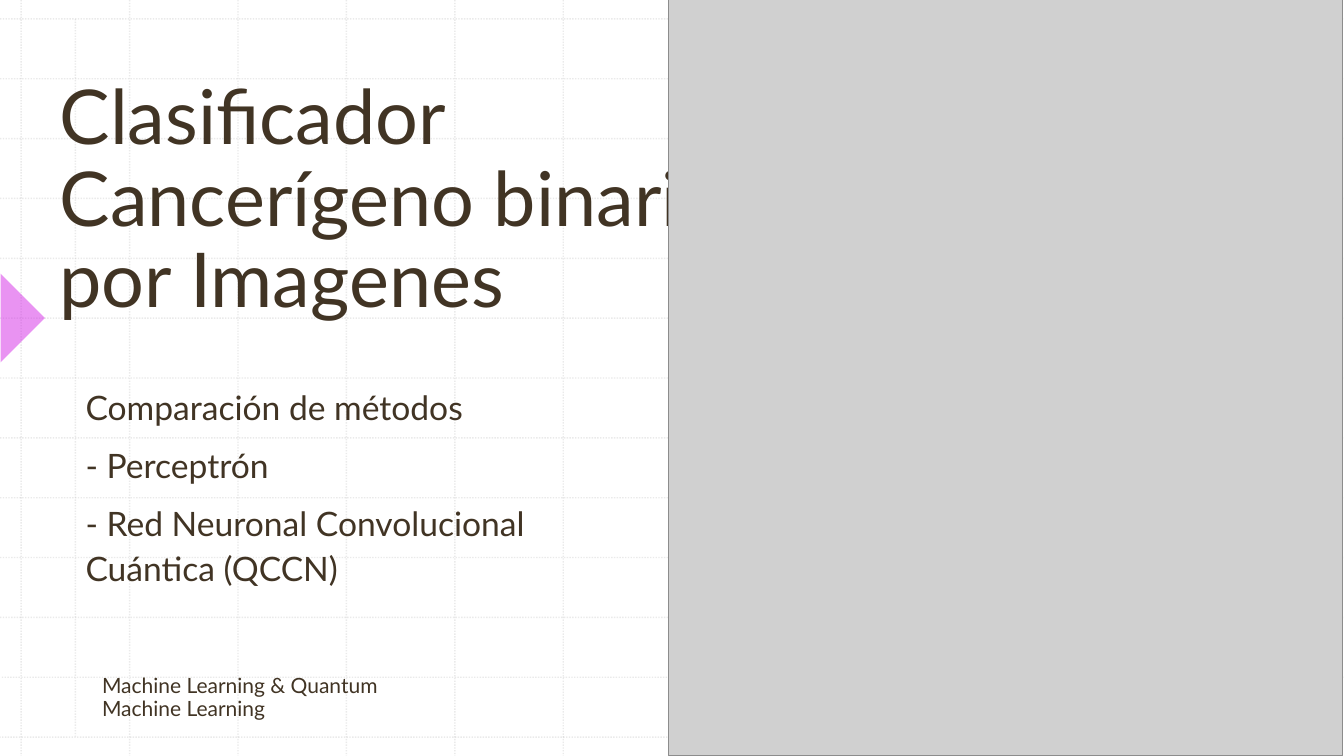
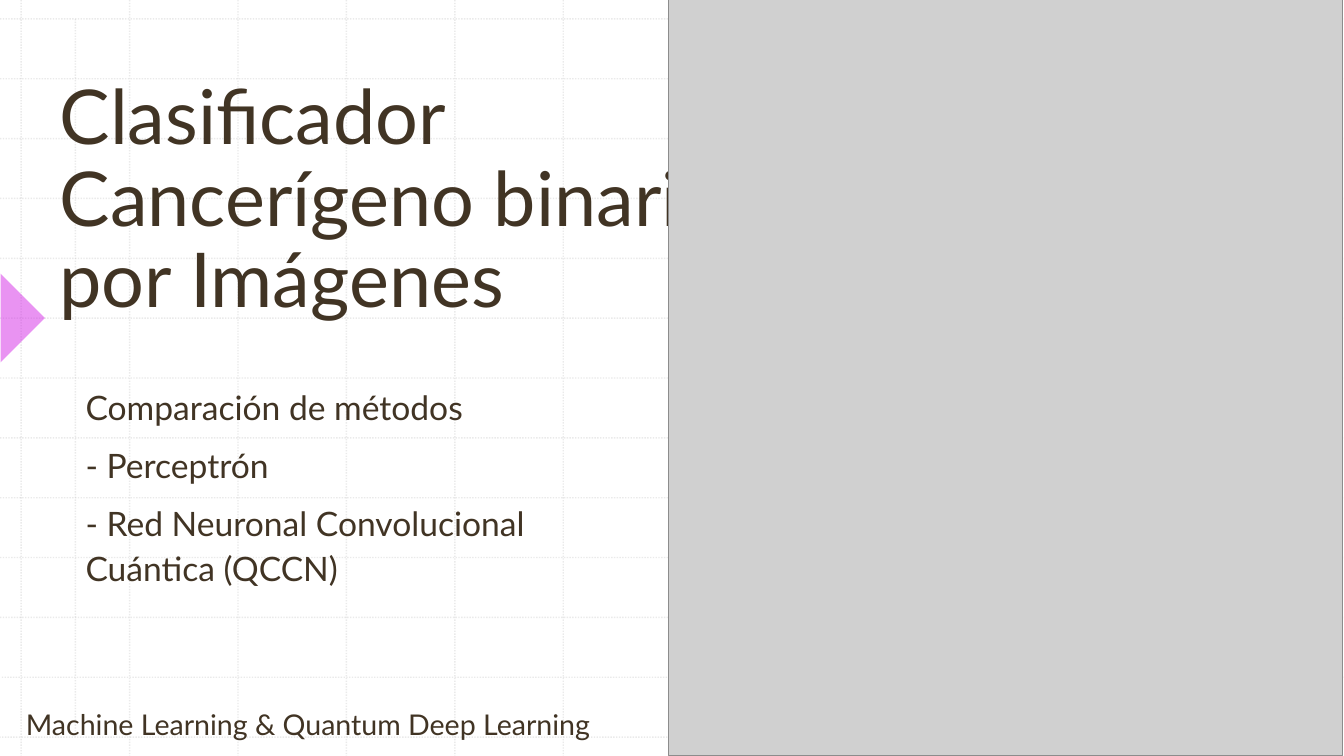
Before and after one commit to contepablod/QCNNCancerBinaryClassifier, a slide deck: slide 1 of Clasificador Cancerígeno por Imagenes.pptx. Drawn at 1344x756 pixels with LibreOffice and Linux fonts; fonts in the diff are those of the drawing; grey boxes stand for pictures. Boxes give left, top, right and bottom in pixels: in the first picture for what was removed or moved away, otherwise in the second. Text is boxed around its words. In the diff, an @@ line names an element or a change of style, - is before the commit and + after.

```diff
--- a/Clasificador Cancerígeno por Imagenes.pptx
+++ b/Clasificador Cancerígeno por Imagenes.pptx
@@ title at [60,88,723,321]: text changed @@
-Clasificador Cancerígeno binario por Imagenes
+Clasificador Cancerígeno binario por Imágenes
@@ text at [26,714,590,740]: text changed; size 15 to 20.4 pt @@
-Machine Learning & Quantum Machine Learning
+Machine Learning & Quantum Deep Learning
```
Also in this commit, not shown: 9 other slides changed, 1 slide added, 1 slide removed, 2 other files.
